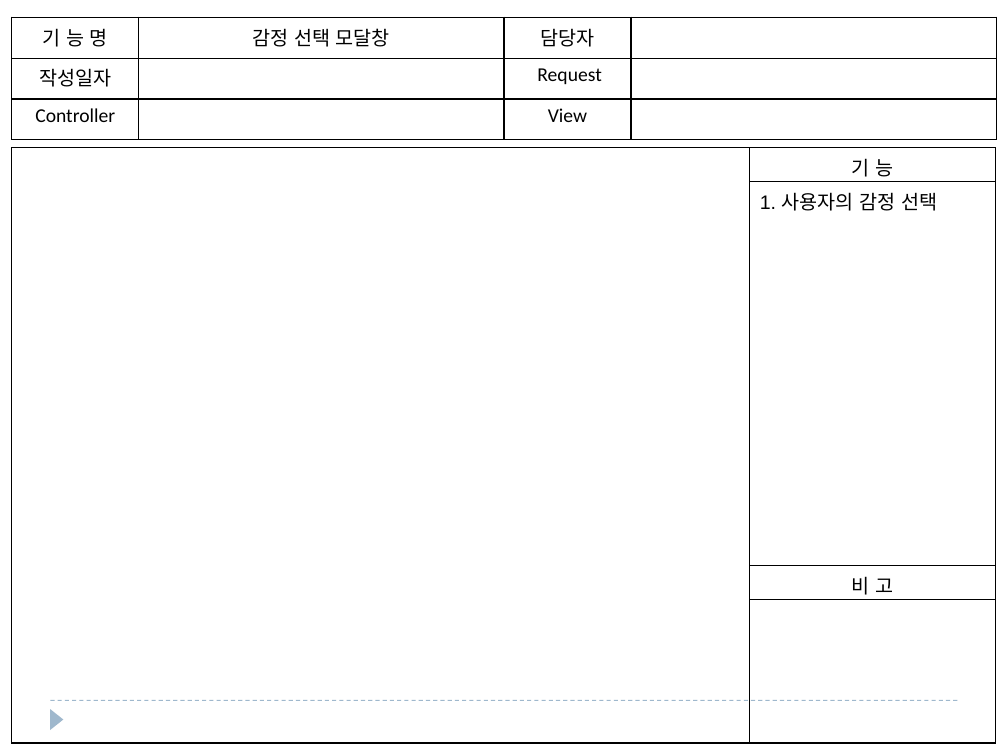
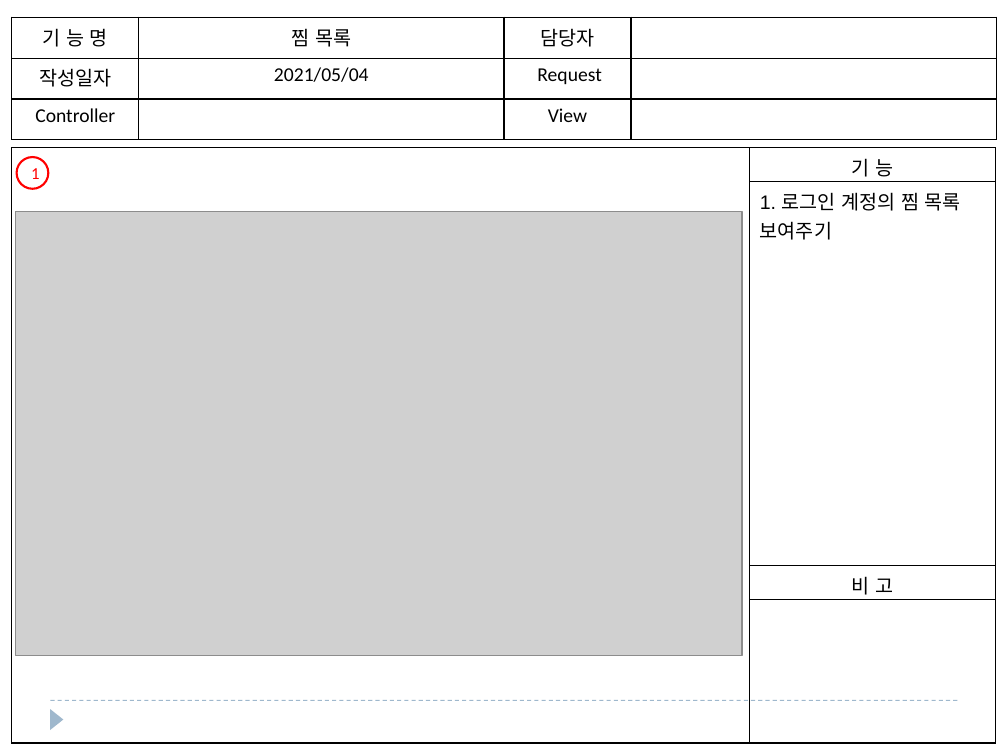
Before and after one commit to cr0ng/gitstart, a slide deck: slide 10 of gitTest/doc/스토리보드.pptx. Drawn at 1008x756 pixels with LibreOffice and Linux fonts; fonts in the diff are those of the drawing; grey boxes stand for pictures. Boxes give left, top, right and bottom in pixels: in the first picture for what was removed or moved away, otherwise in the second. Text is boxed around its words. In the diff, an @@ line names an element or a change of style, - is before the commit and + after.

```diff
--- a/gitTest/doc/스토리보드.pptx
+++ b/gitTest/doc/스토리보드.pptx
@@ table at (x1=12, y1=17, x2=996, y2=140) @@
-row 1, column 2: 감정 선택 모달창
+row 1, column 2: 찜 목록
-row 2, column 2: 
+row 2, column 2: 2021/05/04
@@ table at (x1=12, y1=148, x2=996, y2=744) @@
-row 2, column 2: 1. 사용자의 감정 선택
+row 2, column 2: 1. 로그인 계정의 찜 목록 보여주기
@@ ellipse added at (x1=17, y1=157, x2=48, y2=188), outline #FF0000 1.5 pt, 12 pt, text #FF0000 @@
+1
@@ picture added at (x1=15, y1=212, x2=742, y2=656) @@
```
Also in this commit, not shown: 10 other slides changed, 1 slide removed.
